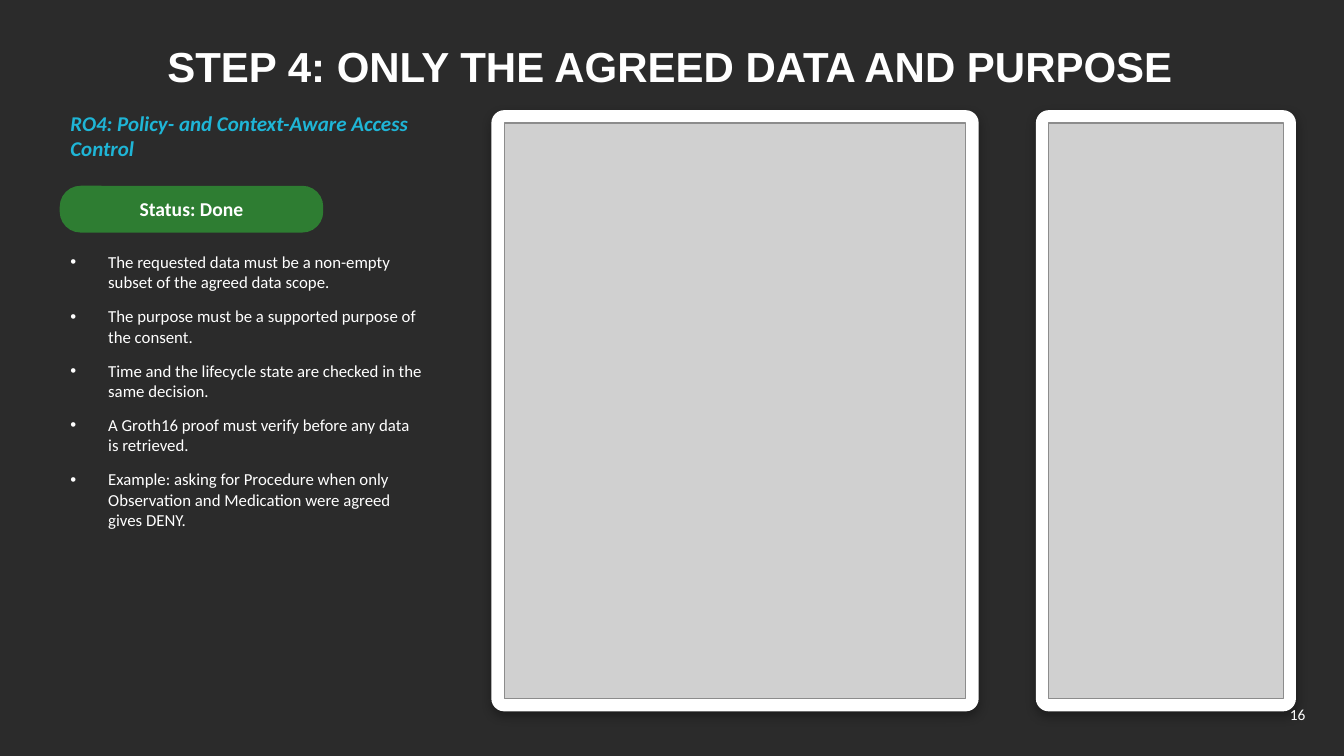
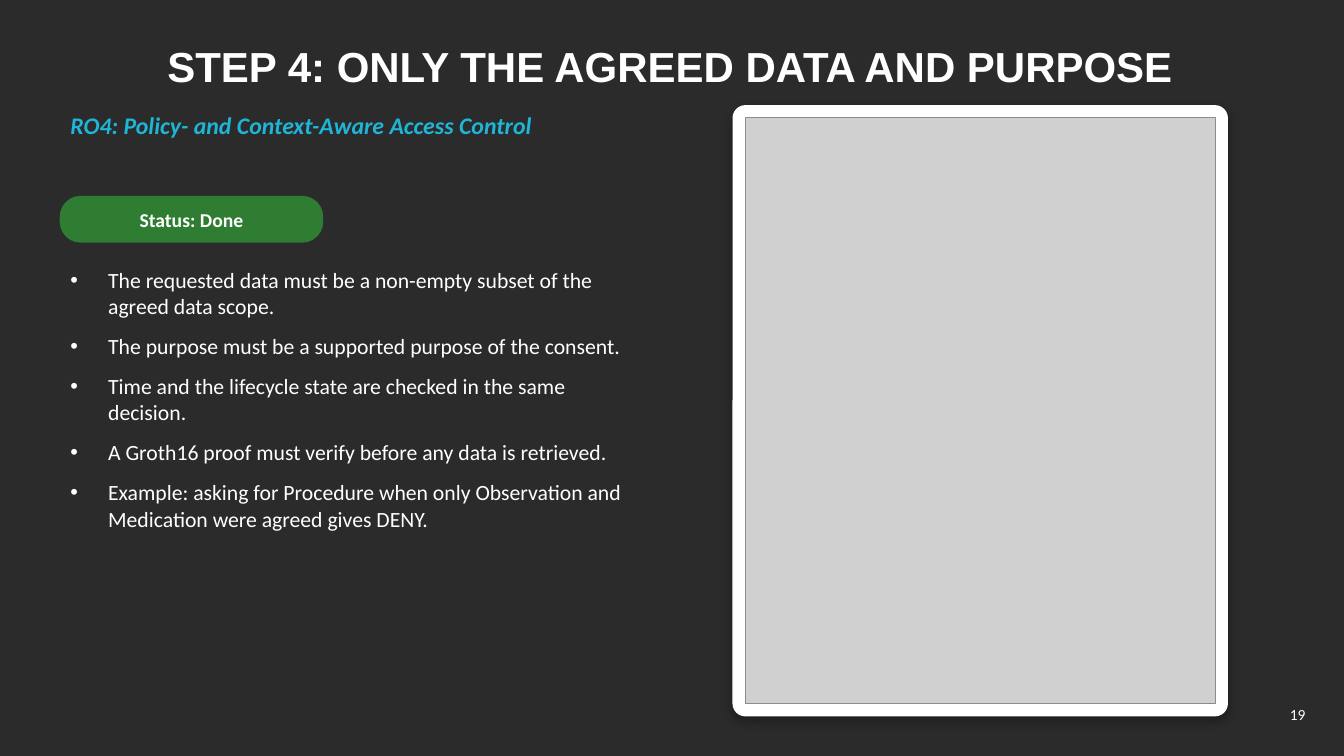
Before and after one commit to yasir12345678900/HealthRWA-Sepolia-Personal-try, a slide deck: slide 19 of docs/Yasir_Candidature_Reassessment_Slides_Simple.pptx (slide 16 before the commit). Drawn at 1344x756 pixels with LibreOffice and Linux fonts; fonts in the diff are those of the drawing; grey boxes stand for pictures; background and template pictures are left out; a plain dark background stands for a picture behind light text. Boxes give left, top, right and bottom in pixels: in the first picture for what was removed or moved away, otherwise in the second. Text is boxed around its words. In the diff, an @@ line names an element or a change of style, - is before the commit and + after.

```diff
--- a/docs/Yasir_Candidature_Reassessment_Slides_Simple.pptx
+++ b/docs/Yasir_Candidature_Reassessment_Slides_Simple.pptx
@@ text "RO4: Policy- and Context-Aware Access ..." at (70, 117, 531, 138): size 15 to 17 pt @@
@@ rounded rectangle removed at (492, 111, 978, 711) @@
@@ rounded rectangle: place and size @@
-rounded rectangle at (1036, 111, 1296, 711)
+rounded rectangle at (733, 106, 1227, 716)
@@ rounded rectangle at (733, 106, 1227, 716): proportions changed @@
@@ picture: place and size @@
-picture at (504, 123, 966, 699)
+picture at (745, 118, 1215, 704)
@@ picture removed at (1049, 123, 1284, 699) @@
@@ text "Status: Done": place and size @@
-text "Status: Done" at (140, 203, 243, 216)
+text "Status: Done" at (140, 214, 243, 227)
@@ rounded rectangle: place and size @@
-rounded rectangle at (60, 187, 323, 232)
+rounded rectangle at (60, 197, 323, 242)
@@ text "The requested data must be ...": place and size @@
-text "The requested data must be ..." at (108, 256, 422, 529)
+text "The requested data must be ..." at (108, 273, 621, 531)
@@ text "The requested data must be ..." at (108, 273, 621, 531): size 12 to 15.5 pt @@
@@ page number at (1290, 710, 1306, 720): text changed @@
-16
+19
```
Also in this commit, not shown: 5 other slides changed, 6 slides added, 3 other files.
